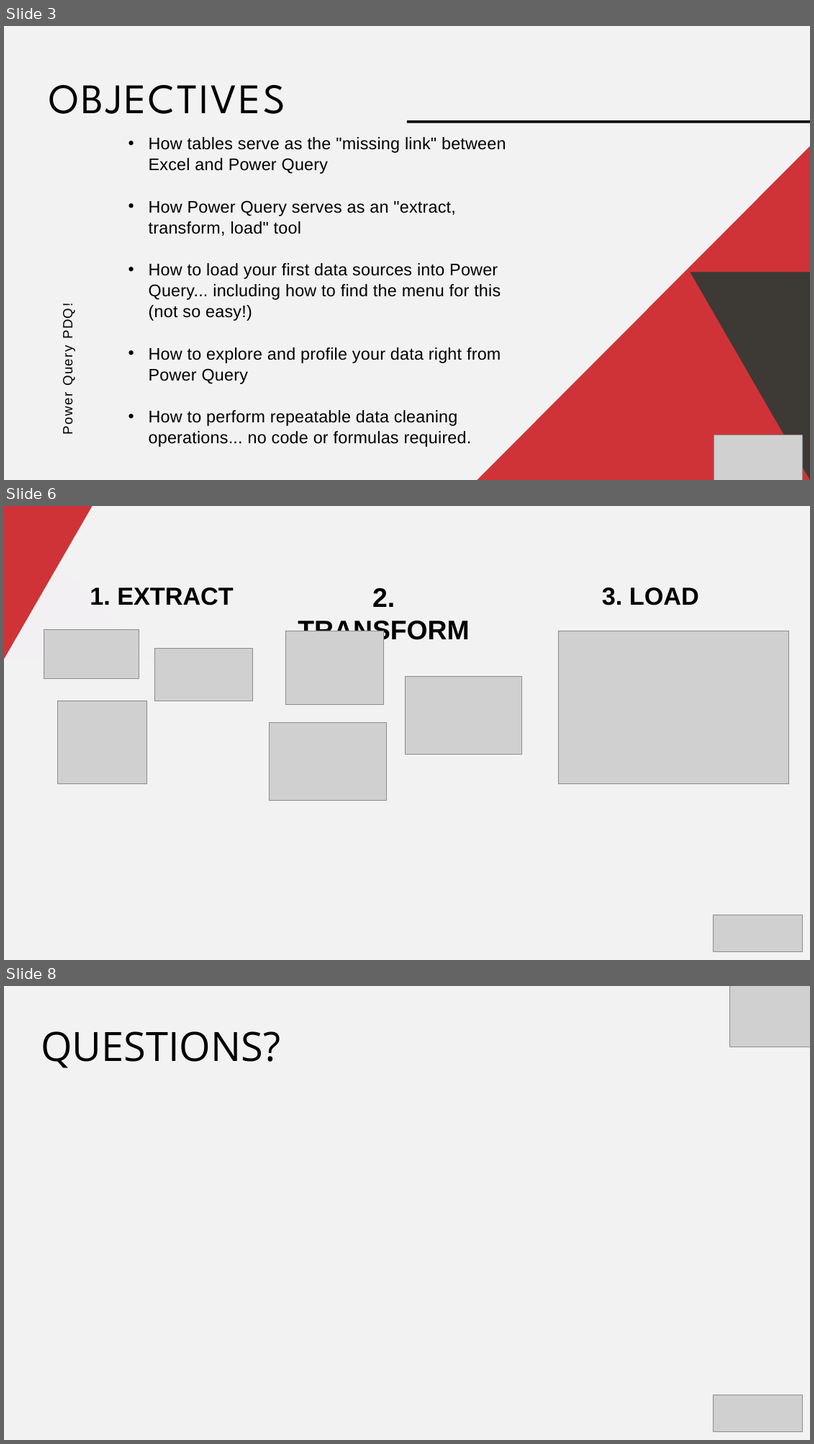
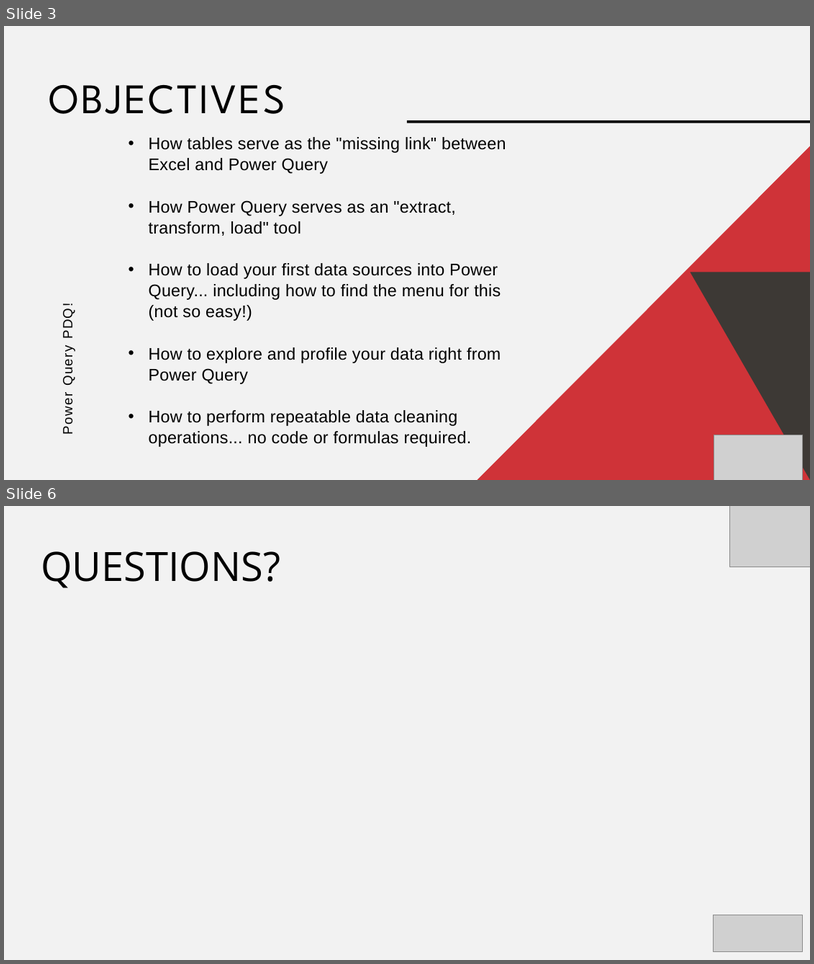
Before and after one commit to stringfestdata/pp-pdq, a slide deck: pp-pdq.pptx. Shown one above the other, each under a label of ours: slides 3, 6 and 8 before the commit, slides 3 and 6 after it; the slides between them are not shown. The pictures are 814x1444 and 814x964 pixels, drawn with LibreOffice and Linux fonts; fonts in the diff are those of the drawing; grey boxes stand for pictures. Boxes give left, top, right and bottom in pixels: in the first picture for what was removed or moved away, otherwise in the second. Text is boxed around its words. In the diff, an @@ line names an element or a change of style, - is before the commit and + after.

```diff
--- a/pp-pdq.pptx
+++ b/pp-pdq.pptx
@@ slide 6 removed at box(4, 506, 810, 960), background #F2F2F2 @@
@@ freeform shape removed at box(4, 508, 154, 659) @@
@@ freeform shape removed at box(4, 506, 97, 659) @@
@@ text removed at box(602, 587, 700, 605) @@
-3. LOAD
@@ picture removed at box(558, 631, 789, 784) @@
@@ group removed at box(44, 587, 253, 783): 3 pictures, 1 text @@
-1. EXTRACT
@@ group removed at box(269, 588, 522, 800): 3 pictures, 1 text @@
-2. TRANSFORM
@@ picture removed at box(714, 914, 802, 951) @@
@@ what was slide 8 is now slide 6 @@
```
Also in this commit, not shown: 1 slide changed, 2 slides added, 3 other slides removed.
